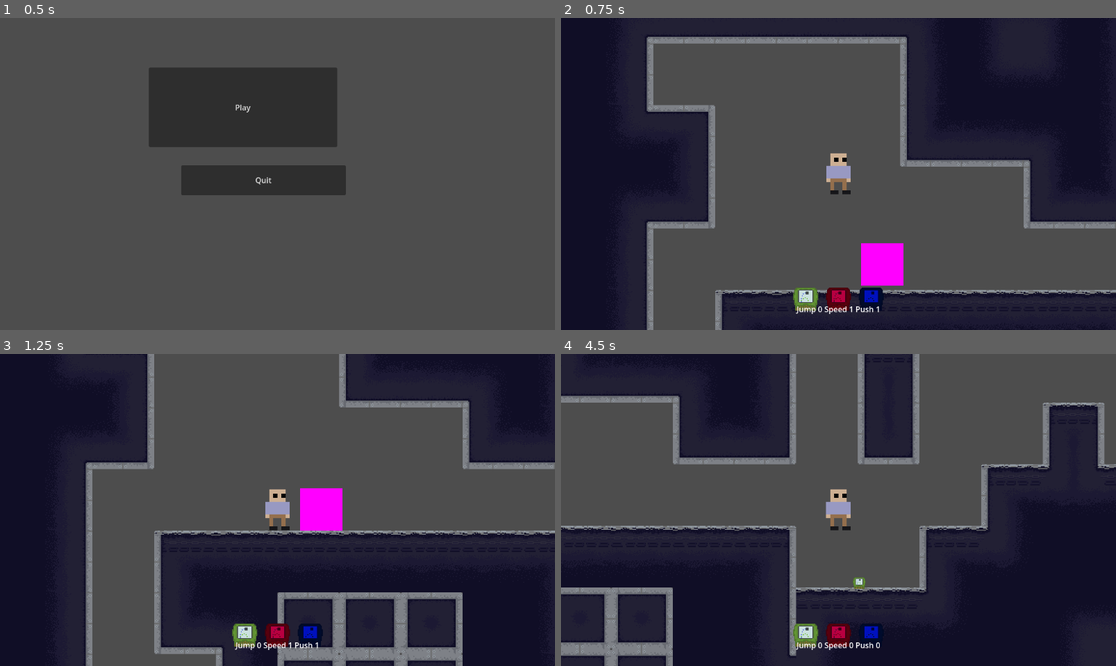
Above: before the commit, frames 1-4 (two rows, left to right).
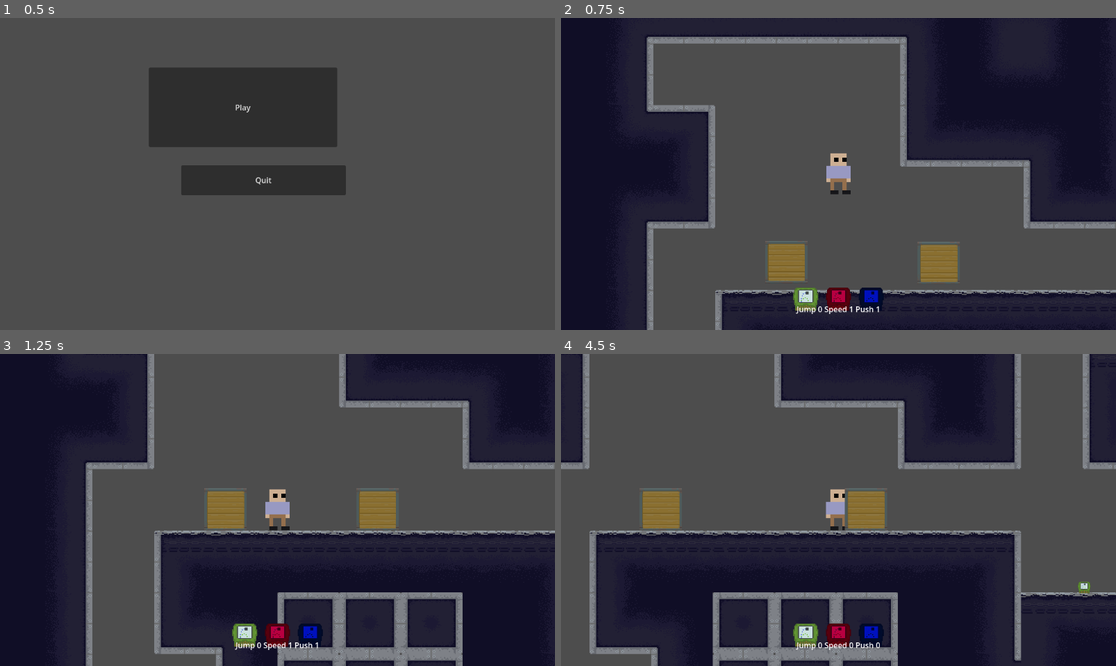
Above: after the commit, the same moments.

Repository: VehvilainenPooki/ModeGame
Game: Godot game, scene res://Main.tscn
Two runs of this game, one before a commit and one after it. Both use one fixed random seed, a clock stepped at 60 frames per second and the inputs below.
Inputs:
- Up to frame 1 (0.5 s): no input
- Up to frame 2 (0.75 s): click "Play" at 0.5 s
- Up to frame 3 (1.25 s): no input
- Up to frame 4 (4.5 s): tap Enter (ui_accept) at 1.25 s; hold E (Interact) 1.28-2.03 s; hold Right (ui_right) 1.28-2.78 s; tap 1 (MODE_JUMP) at 1.52, 1.82, 2.27, 2.57, 3.05, 3.6, 3.77, 4.07 s; tap 3 (MODE_PUSH) at 1.55, 2.1 s; tap 2 (MODE_SPEED) at 2.3 s; hold Left (ui_left) 2.78-3.53 s; hold 2 (MODE_SPEED) 2.78-3.53 s; hold Right (ui_right) from 3.53 s (still down); tap E (Interact) at 3.8 s; hold E (Interact) from 4.28 s (still down)

Frame 1 is identical in both runs. In frame 2, 2.7% of the frame differs, in the area x 36-72%, y 71-86%; in frame 3, 2.7%; in frame 4, 50%, in the area x 0-100%, y 0-100%.

Commit message:
Työntäminen lähes valmis

Diff:
--- a/Levels/Level1.tscn
+++ b/Levels/Level1.tscn
@@ -267,4 +267,7 @@
 player = NodePath("../Player")
 
 [node name="Crate" parent="." instance=ExtResource("6_3cecp")]
-position = Vector2(537, 398)
+position = Vector2(654, 395)
+
+[node name="Crate2" parent="." instance=ExtResource("6_3cecp")]
+position = Vector2(338, 393)
--- a/Objects/Crate/Crate.gd
+++ b/Objects/Crate/Crate.gd
@@ -14,15 +14,16 @@
 		player = body
 		moving = true
 		$".".apply_impulse(Vector2(0,0))
-		print(moving)
+		#print(moving)
 
 func _on_area_2d_body_exited(body):
 	if body is Player:
 		moving = false
-		print(moving)
+		#print(moving)
 
 
 func _integrate_forces(state):
 	if moving:
-		print("jou")
-		state.apply_central_force(Vector2(1000,-10))
+		#print("jou")
+		#state.apply_central_force(Vector2(1000,-10))
+		pass
--- a/Objects/Crate/Crate.tscn
+++ b/Objects/Crate/Crate.tscn
@@ -1,33 +1,21 @@
-[gd_scene load_steps=6 format=3 uid="uid://c7xraoaqw8v8s"]
+[gd_scene load_steps=5 format=3 uid="uid://c7xraoaqw8v8s"]
 
 [ext_resource type="Script" path="res://Objects/Crate/Crate.gd" id="1_ll01p"]
+[ext_resource type="Texture2D" uid="uid://noom155rvmp1" path="res://Assets/Box.png" id="2_v5jej"]
 
 [sub_resource type="PhysicsMaterial" id="PhysicsMaterial_t2smd"]
 friction = 0.5
 
-[sub_resource type="PlaceholderTexture2D" id="PlaceholderTexture2D_6nm75"]
-
 [sub_resource type="RectangleShape2D" id="RectangleShape2D_hu62v"]
 size = Vector2(88, 88)
-
-[sub_resource type="RectangleShape2D" id="RectangleShape2D_cyhwk"]
-size = Vector2(92, 92)
 
 [node name="Crate" type="RigidBody2D"]
 physics_material_override = SubResource("PhysicsMaterial_t2smd")
 script = ExtResource("1_ll01p")
 
 [node name="Sprite2D" type="Sprite2D" parent="."]
-scale = Vector2(88, 88)
-texture = SubResource("PlaceholderTexture2D_6nm75")
+scale = Vector2(1.375, 1.375)
+texture = ExtResource("2_v5jej")
 
 [node name="CollisionShape2D" type="CollisionShape2D" parent="."]
 shape = SubResource("RectangleShape2D_hu62v")
-
-[node name="Area2D" type="Area2D" parent="."]
-
-[node name="CollisionShape2D" type="CollisionShape2D" parent="Area2D"]
-shape = SubResource("RectangleShape2D_cyhwk")
-
-[connection signal="body_entered" from="Area2D" to="." method="_on_area_2d_body_entered"]
-[connection signal="body_exited" from="Area2D" to="." method="_on_area_2d_body_exited"]
--- a/Player/Player.gd
+++ b/Player/Player.gd
@@ -6,6 +6,7 @@
 var SPEED = 300.0
 var JUMP_VELOCITY = -400.0
 var pushing = false
+var crate: Crate = null
 
 
 # Eri modet enumina
@@ -37,10 +38,12 @@
 		velocity.x = direction * SPEED
 		sprite.flip_h = false
 		animation.play("Walk")
+		$Area2D/CollisionShape2D.position = Vector2(8,0)
 	elif direction == -1:
 		velocity.x = direction * SPEED
 		sprite.flip_h = true
 		animation.play("Walk")
+		$Area2D/CollisionShape2D.position = Vector2(-8,0)
 	else:
 		velocity.x = move_toward(velocity.x, 0, SPEED)
 		animation.play("Idle")
@@ -55,9 +58,17 @@
 	elif event.is_action_pressed("MODE_SPEED") && cartridges_dict[MODES.SPEED] > 0:
 		removeCartridge(MODES.SPEED)
 		changeMode(MODES.SPEED)
+		print(mode)
 	elif event.is_action_pressed("MODE_PUSH") && cartridges_dict[MODES.PUSH] > 0:
 		removeCartridge(MODES.PUSH)
 		changeMode(MODES.PUSH)
+		print(mode)
+	elif event.is_action_pressed("Interact") && crate != null:
+		print("Painettu")
+		_grab_crate()
+	elif event.is_action_released("Interact"):
+		print("Päästetty")
+		_release_crate()
 
 func changeMode(mode: MODES):
 	match mode:
@@ -78,6 +89,7 @@
 			pushing = false
 		MODES.PUSH:
 			mode = MODES.PUSH
+			print("Modehan on siis " , mode)
 			SPEED = 300.0
 			JUMP_VELOCITY = -400.0
 			pushing = true
@@ -93,3 +105,23 @@
 func removeCartridge(mode: MODES):
 	cartridges_dict[mode] = cartridges_dict[mode] - 1
 	cartridgeSig.emit()
+
+func _on_area_2d_body_entered(body):
+	if body is Crate:
+		print("LAATIKKO HAVAITTU")
+		crate = body
+
+func _on_area_2d_body_exited(body):
+	if body is Crate:
+		crate = null
+
+func _grab_crate():
+	print("Napataan")
+	var cratepath = crate.get_path()
+	$PinJoint2D.set_node_a($".".get_path())
+	$PinJoint2D.set_node_b(cratepath)
+
+func _release_crate():
+	print("Päästetään")
+	$PinJoint2D.set_node_a('')
+	$PinJoint2D.set_node_b('')
--- a/Player/Player.tscn
+++ b/Player/Player.tscn
@@ -144,6 +144,9 @@
 "Walk": SubResource("Animation_ap1xb")
 }
 
+[sub_resource type="RectangleShape2D" id="RectangleShape2D_ifa3r"]
+size = Vector2(44, 4)
+
 [node name="Player" type="CharacterBody2D"]
 script = ExtResource("1_52f5x")
 
@@ -162,3 +165,14 @@
 }
 
 [node name="Camera2D" type="Camera2D" parent="."]
+
+[node name="Area2D" type="Area2D" parent="."]
+
+[node name="CollisionShape2D" type="CollisionShape2D" parent="Area2D"]
+position = Vector2(8, 0)
+shape = SubResource("RectangleShape2D_ifa3r")
+
+[node name="PinJoint2D" type="PinJoint2D" parent="."]
+
+[connection signal="body_entered" from="Area2D" to="." method="_on_area_2d_body_entered"]
+[connection signal="body_exited" from="Area2D" to="." method="_on_area_2d_body_exited"]
Not shown, added: Assets/Box.png.import
Not shown: 1 places in Player/Player.tscn that only renumber resources
